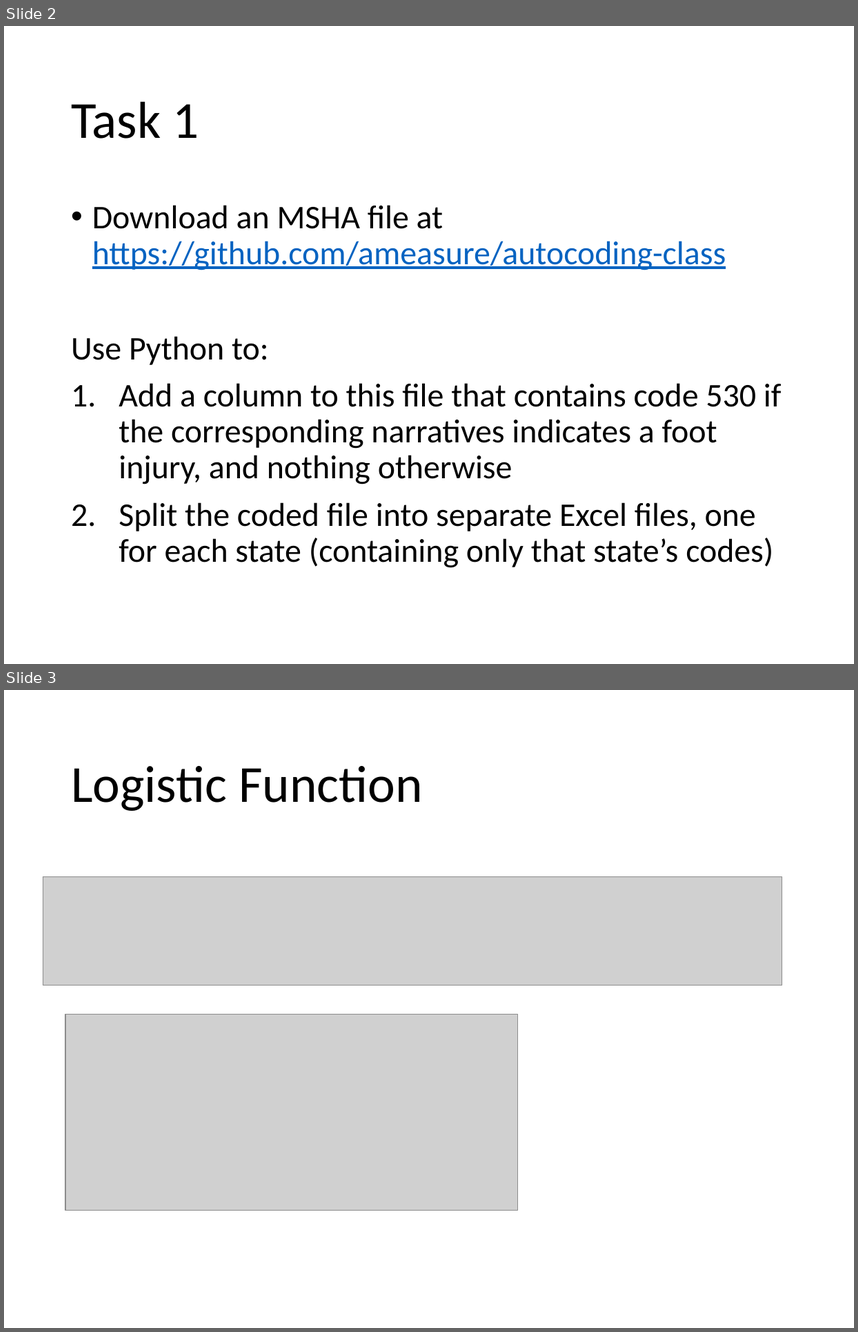
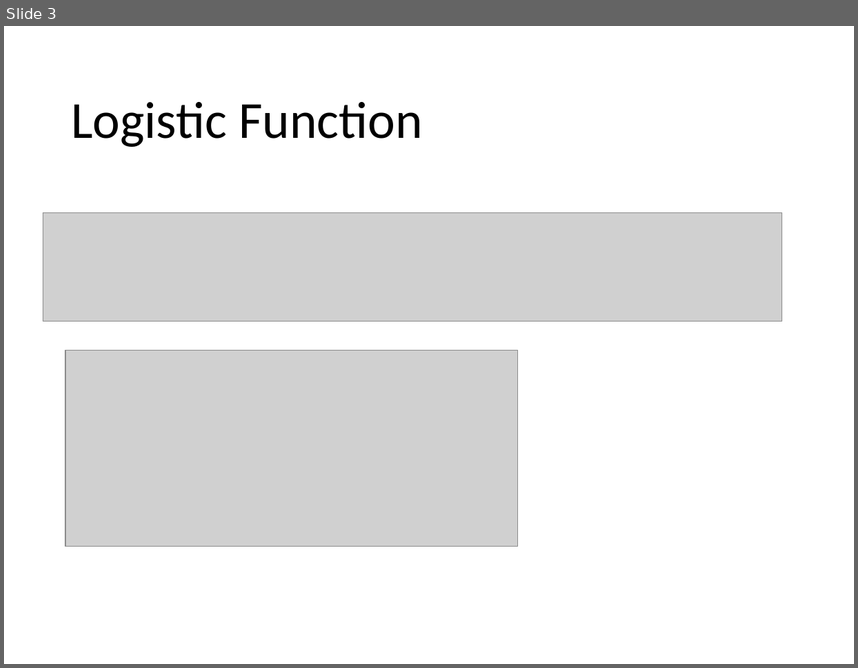
Before and after one commit to ameasure/autocoding-class, a slide deck: Lecture 4.pptx. Shown one above the other, each under a label of ours: slides 2 and 3 before the commit, slide 3 after it. The pictures are 858x1332 and 858x668 pixels, drawn with LibreOffice and Linux fonts; fonts in the diff are those of the drawing; grey boxes stand for pictures. Boxes give left, top, right and bottom in pixels: in the first picture for what was removed or moved away, otherwise in the second. Text is boxed around its words. In the diff, an @@ line names an element or a change of style, - is before the commit and + after.

```diff
--- a/Lecture 4.pptx
+++ b/Lecture 4.pptx
@@ slide 2 removed at (x1=4, y1=26, x2=854, y2=664), background #FFFFFF @@
@@ title removed at (x1=71, y1=101, x2=199, y2=138) @@
-Task 1
@@ text removed at (x1=71, y1=205, x2=782, y2=568) @@
-• Download an MSHA file at https://github.com/ameasure/autocoding-class
-Use Python to:
-1. Add a column to this file that contains code 530 if the corresponding narratives indicates a foot injury, and nothing otherwise
-2. Split the coded file into separate Excel files, one for each state (containing only that state’s codes)
```
Also in this commit, not shown: 1 slide added, 1 other file.
